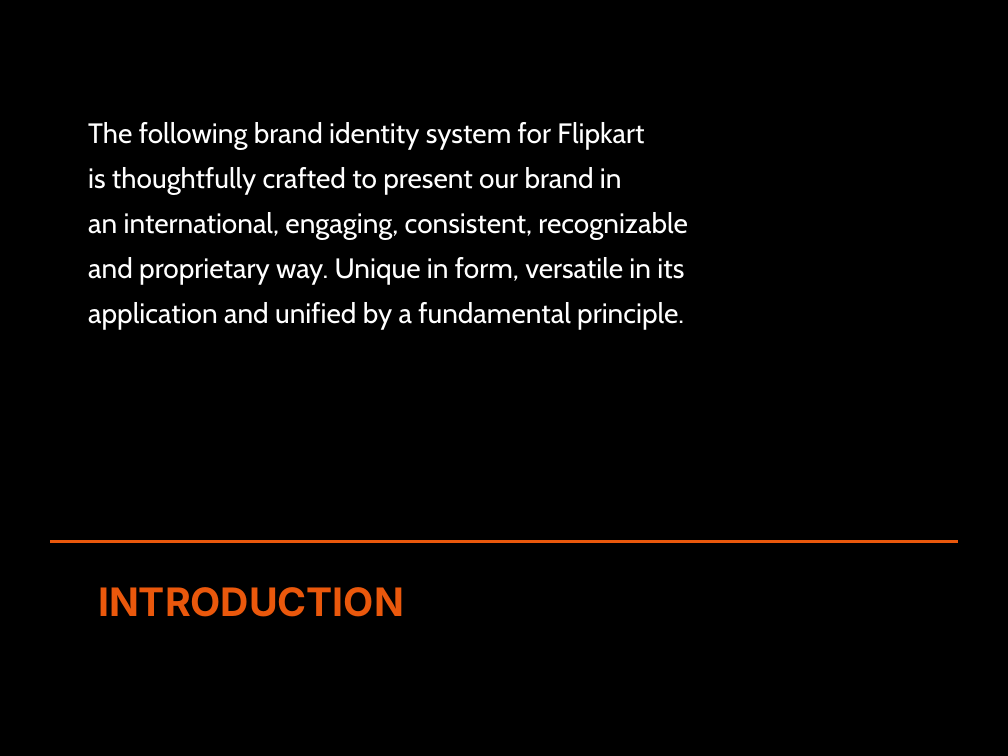
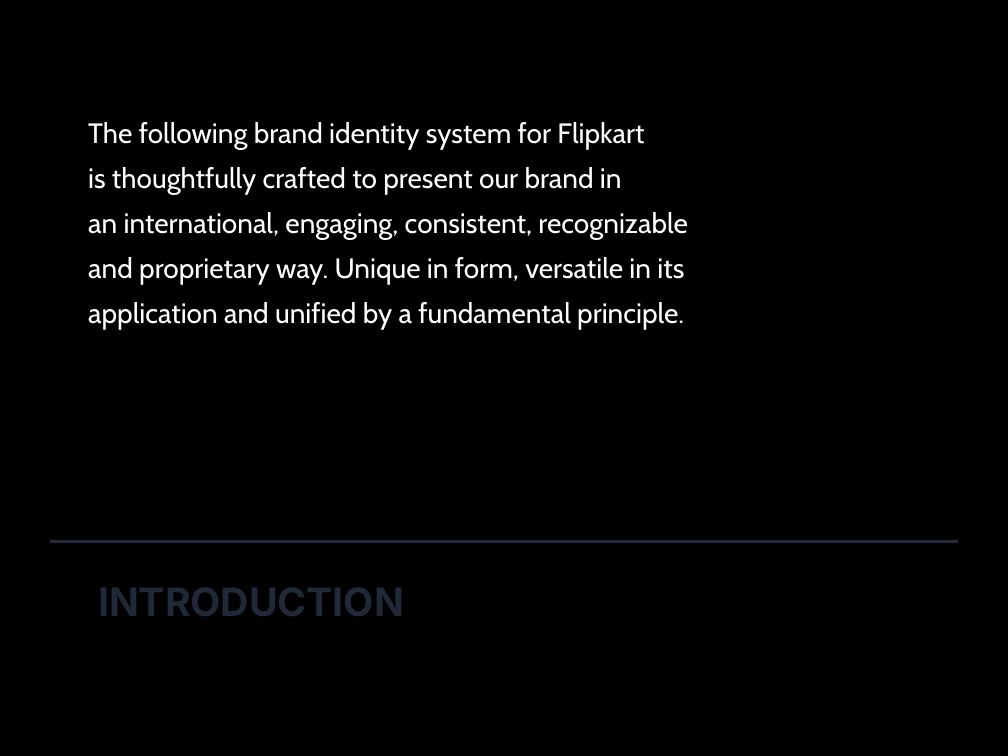
Before and after one commit to md-anas-sabah/brand_book_generator_crewai, a slide deck: slide 3 of output/flipkart/flipkart_enhanced_brand_book.pptx. Drawn at 1008x756 pixels with LibreOffice and Linux fonts; fonts in the diff are those of the drawing. Boxes give left, top, right and bottom in pixels: in the first picture for what was removed or moved away, otherwise in the second. Text is boxed around its words. In the diff, an @@ line names an element or a change of style, - is before the commit and + after.

```diff
--- a/output/flipkart/flipkart_enhanced_brand_book.pptx
+++ b/output/flipkart/flipkart_enhanced_brand_book.pptx
@@ line (50, 542) - (958, 542): stroke #EA580C 2 pt to #1F2937 2 pt @@
@@ text "INTRODUCTION" at (98, 587, 404, 616): text colour #EA580C to #1F2937 @@
```
Also in this commit, not shown: 9 other slides changed, 24 other files.
